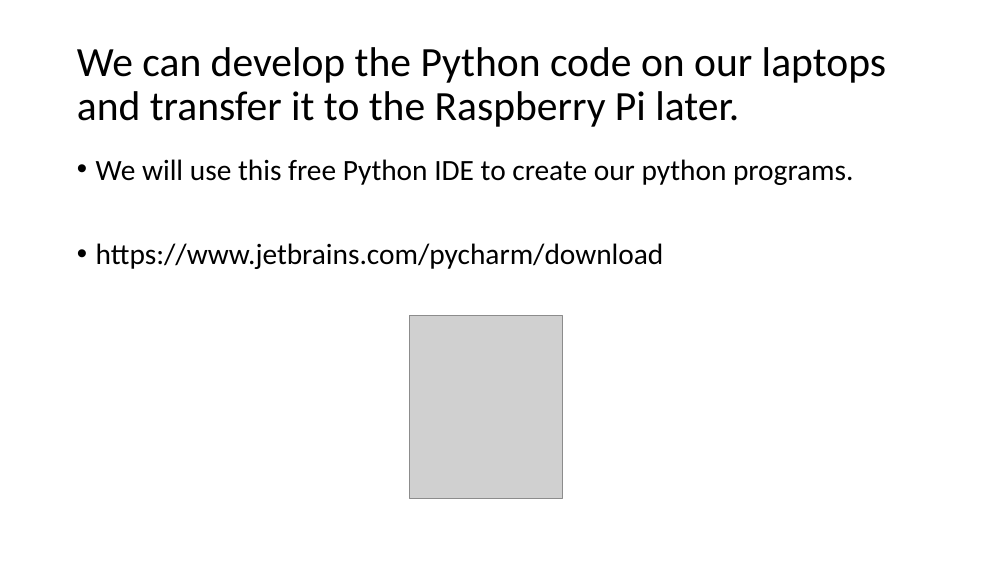
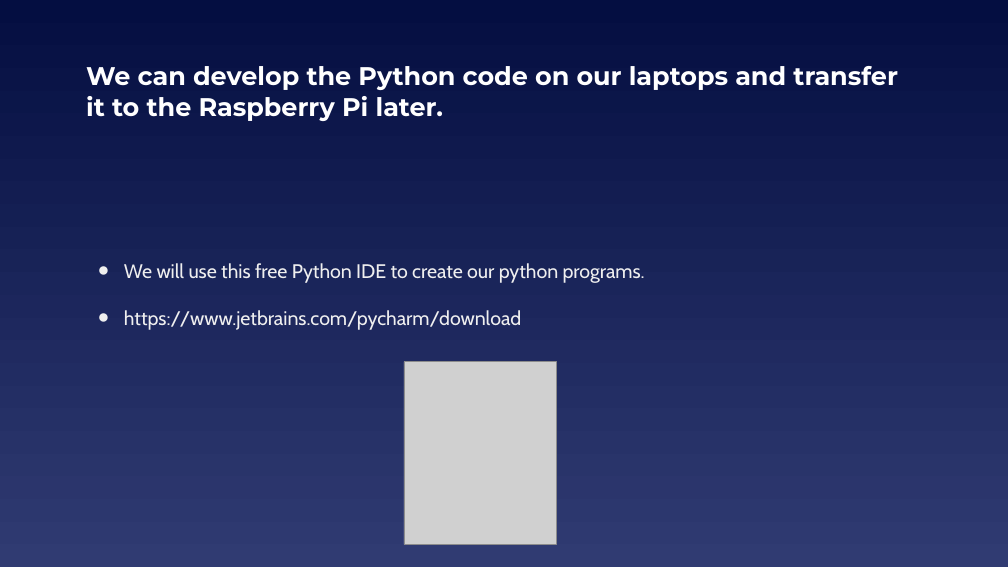
Before and after one commit to EELabMan/RPi-Touch-Display, a slide deck: slide 8 of Raspberry Pi TouchScreen Displays.pptx (slide 10 before the commit). Drawn at 1008x567 pixels with LibreOffice and Linux fonts; fonts in the diff are those of the drawing; grey boxes stand for pictures. Boxes give left, top, right and bottom in pixels: in the first picture for what was removed or moved away, otherwise in the second. Text is boxed around its words. In the diff, an @@ line names an element or a change of style, - is before the commit and + after.

```diff
--- a/Raspberry Pi TouchScreen Displays.pptx
+++ b/Raspberry Pi TouchScreen Displays.pptx
@@ background #FFFFFF to gradient #040E41 to #303B72 @@
@@ title "We can develop the Python ...": place and size @@
-title "We can develop the Python ..." at (77,47,886,127)
+title "We can develop the Python ..." at (86,66,898,121)
@@ title "We can develop the Python ..." at (86,66,898,121): size 39.6 to 24.3 pt, font Calibri to Montserrat, text colour #000000 to #FFFFFF, bold on; line spacing 0.9 to 1 @@
@@ text "We will use this free ...": place and size @@
-text "We will use this free ..." at (96,159,854,269)
+text "We will use this free ..." at (124,263,645,330)
@@ text "We will use this free ..." at (124,263,645,330): size 28 to 18.7 pt, font Calibri to Cabin, text colour #000000 to #EFEFEF; bullet • to ●; line spacing 0.9 to 1; less space between paragraphs; vertical alignment top to middle @@
@@ picture: place and size @@
-picture at (409,316,562,499)
+picture at (404,361,557,544)
```
Also in this commit, not shown: 15 other slides changed, 7 slides added, 6 slides removed, 1 other file.
